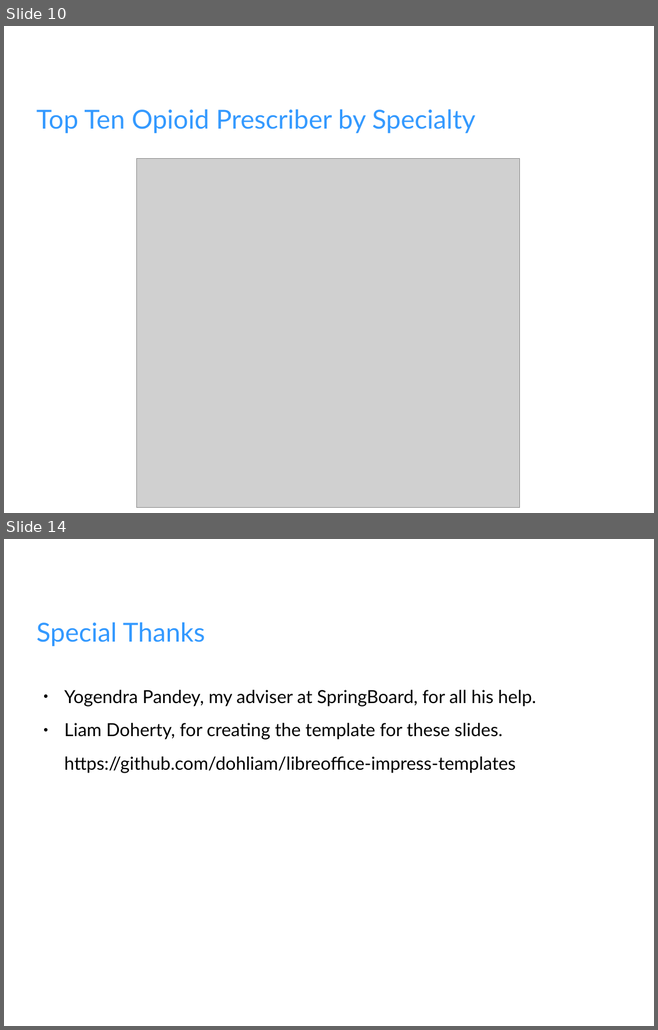
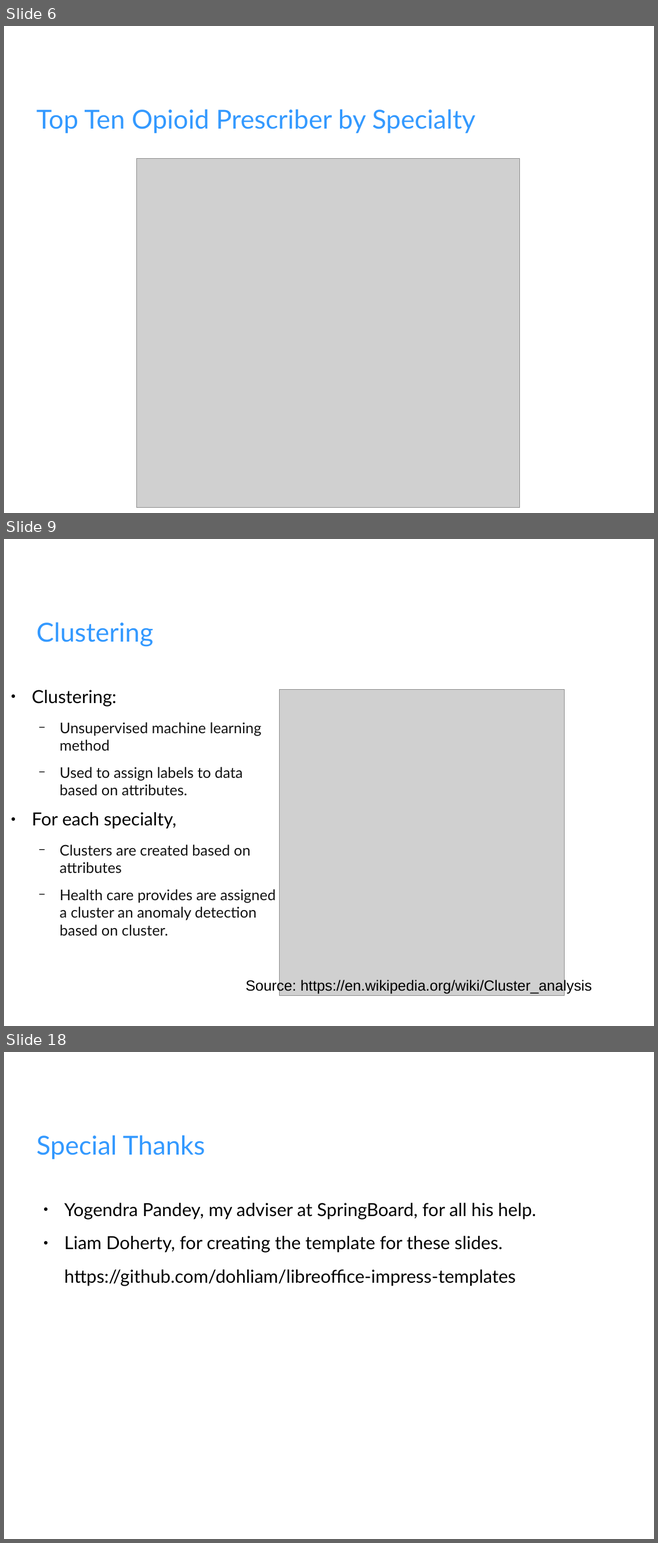
Before and after one commit to fullmetalchem15t/Springboard, a slide deck: opioid/Opoid_Slides.odp. Shown one above the other, each under a label of ours: slides 10 and 14 before the commit, slides 6, 9 and 18 after it; the slides between them are not shown. The pictures are 658x1030 and 658x1543 pixels, drawn with LibreOffice and Linux fonts; fonts in the diff are those of the drawing; grey boxes stand for pictures; background and template pictures are left out. Boxes give left, top, right and bottom in pixels: in the first picture for what was removed or moved away, otherwise in the second. Text is boxed around its words. In the diff, an @@ line names an element or a change of style, - is before the commit and + after.

```diff
--- a/opioid/Opoid_Slides.odp
+++ b/opioid/Opoid_Slides.odp
@@ slide 9 added at (x1=4, y1=539, x2=654, y2=1026), background picture (left out) @@
@@ title added at (x1=36, y1=622, x2=153, y2=647), 32 pt, text #3399FF @@
+Clustering
@@ text added at (x1=32, y1=690, x2=276, y2=936), 18 pt, text #111111 @@
+● Clustering:
+  − Unsupervised machine learning method
+  − Used to assign labels to data based on attributes.
+● For each specialty,
+  − Clusters are created based on attributes
+  − Health care provides are assigned a cluster an anomaly detection based on cluster.
@@ picture added at (x1=280, y1=689, x2=564, y2=996) @@
@@ text added at (x1=245, y1=979, x2=592, y2=994), 18 pt, text #000000 @@
+Source: https://en.wikipedia.org/wiki/Cluster_analysis
@@ what was slide 10 is now slide 6 @@
@@ what was slide 14 is now slide 18 @@
```
Also in this commit, not shown: 4 slides changed, 8 other slides added, 5 slides removed, 2 other files.
